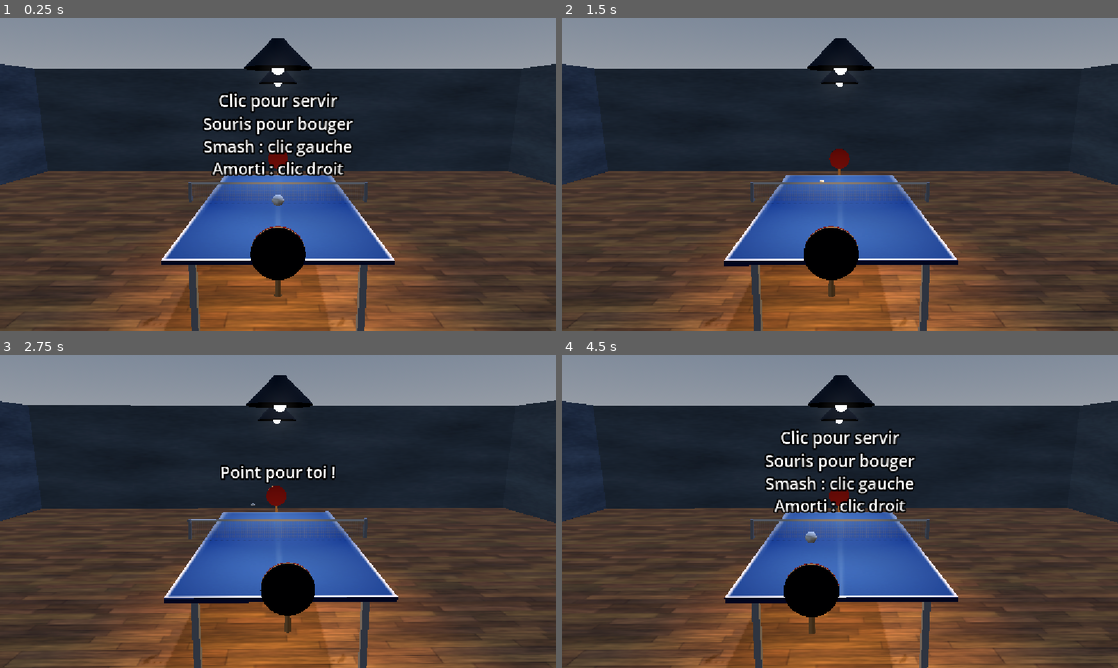
Above: before the commit, frames 1-4 (two rows, left to right).
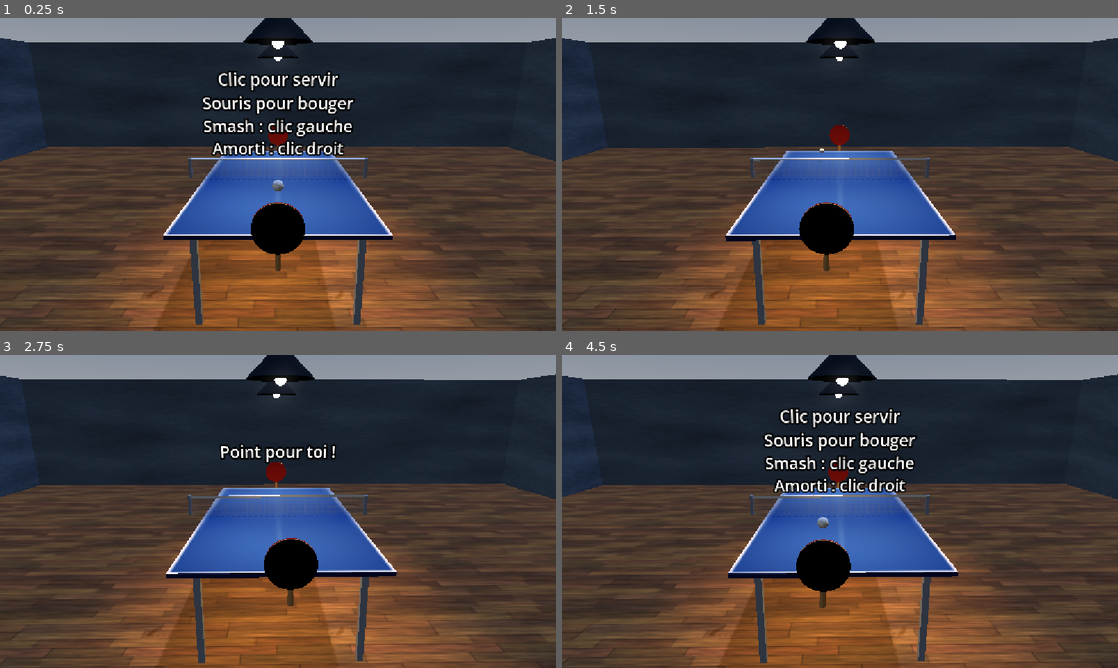
Above: after the commit, the same moments.

Repository: sylvainlap/slapingpong
Game: Godot game, scene res://scenes/main.tscn
The game is run twice, just before and just after one commit, with the same random seed, the same clock (stepped at 60 frames per second) and the same inputs.
Inputs (mouse positions are in pixels of both pictures, inside the frame that each line leads up to):
- Up to frame 1 (0.25 s): no input
- Up to frame 2 (1.5 s): tap Enter at 0.5 s; move the mouse to (867, 174) at 0.52 s; hold Right mouse button (drop, bound only after the commit) 0.53-1.28 s; click (867, 174) at 0.6 s; move the mouse to (812, 174) at 1.27 s; right-click (812, 174) at 1.35 s
- Up to frame 3 (2.75 s): click (250, 511) at 1.55 s; move the mouse to (289, 505) at 2.02 s; hold Right mouse button (drop, bound only after the commit) from 2.03 s (still down); click (289, 505) at 2.1 s
- Up to frame 4 (4.5 s): move the mouse to (834, 517) at 2.77 s; release Right mouse button (drop, bound only after the commit) at 2.78 s; right-click (834, 517) at 2.85 s; click (834, 517) at 3.05 s; move the mouse to (878, 514) at 3.52 s; hold Right mouse button (drop, bound only after the commit) 3.53-4.28 s; click (878, 514) at 3.6 s; move the mouse to (795, 508) at 4.27 s; right-click (795, 508) at 4.35 s

The runs differ from the first frame. In frame 1, 36% of the frame differs, in the area x 0-100%, y 0-100%; in frame 2, 33%; in frame 3, 34%; in frame 4, 36%.

Commit message:
feat(game): a lot of rework

Diff:
--- a/project.godot
+++ b/project.godot
@@ -26,7 +26,7 @@
 
 [input]
 
-left_click={
+smash={
 "deadzone": 0.2,
 "events": [Object(InputEventMouseButton,
 "resource_local_to_scene": false,
@@ -38,8 +38,8 @@
 "ctrl_pressed": false,
 "meta_pressed": false,
 "button_mask": 1,
-"position": Vector2(87, 8),
-"global_position": Vector2(96, 56),
+"position": Vector2(141, 17),
+"global_position": Vector2(150, 65),
 "factor": 1.0,
 "button_index": 1,
 "canceled": false,
@@ -48,7 +48,7 @@
 "script": null
 )]
 }
-right_click={
+drop={
 "deadzone": 0.2,
 "events": [Object(InputEventMouseButton,
 "resource_local_to_scene": false,
@@ -60,8 +60,8 @@
 "ctrl_pressed": false,
 "meta_pressed": false,
 "button_mask": 2,
-"position": Vector2(123, 8),
-"global_position": Vector2(132, 56),
+"position": Vector2(131, 14),
+"global_position": Vector2(140, 62),
 "factor": 1.0,
 "button_index": 2,
 "canceled": false,
--- a/scenes/ball/ball.tscn
+++ b/scenes/ball/ball.tscn
@@ -7,13 +7,8 @@
 radius = 0.03
 height = 0.06
 
-[sub_resource type="SceneReplicationConfig" id="SceneReplicationConfig_5a6bx"]
-
 [node name="Ball" type="Node3D" unique_id=110802111]
 
 [node name="BallMesh" type="MeshInstance3D" parent="." unique_id=1367959614]
 material_override = SubResource("StandardMaterial3D_tefeu")
 mesh = SubResource("SphereMesh_tbgi4")
-
-[node name="MultiplayerSynchronizer" type="MultiplayerSynchronizer" parent="." unique_id=1293378469]
-replication_config = SubResource("SceneReplicationConfig_5a6bx")
--- a/scenes/main.gd
+++ b/scenes/main.gd
@@ -1,68 +1,102 @@
 extends Node3D
 
 enum State { SERVE, PLAY, POINT, GAMEOVER }
-
-# Paddle x min.
+enum Shot { NORMAL, SMASH, DROP }
+
+const TABLE_HALF_WIDTH: float = 1.5 / 2.0
+const TABLE_HALF_LENGTH: float = 2.8 / 2.0
+const NET_HEIGHT: float = 0.2
+const BALL_RADIUS: float = 0.03
+const PLAYER_SIDE := 1
+const AI_SIDE := -1
+
+@export_category("Ball Physic")
+@export var gravity: float = -7.0
+@export var bounce_restitution: float = 0.85
+@export var bounce_damping: float = 0.98
+@export var out_of_play_x: float = 3.0
+@export var out_of_play_y: float = -0.7
+@export var out_of_play_z: float = 2.6
+@export_category("Paddle")
 @export var paddle_x_min: float = -1.0
-# Paddle x max.
 @export var paddle_x_max: float = 1.0
-# Paddle z min.
+@export var paddle_y: float = 0.2
 @export var paddle_z_min: float = 0.3
-# Paddle z max.
 @export var paddle_z_max: float = 1.7
-# Paddle y.
-@export var paddle_y: float = 0.2
-# Paddle responsiveness
-@export var paddle_responsiveness: float = 18.0
-# Serve strength.
-@export var serve_strength: float = 3.0
-# Rebound strength.
-@export var rebound_strength: float = 0.9
-# Camera shake.
+@export_category("Serve and Play")
+@export var points_to_win: int = 11
+@export var serve_ball_height: float = 0.45
+@export var serve_speed: float = 2.9
+@export var shot_speed: float = 3.4
+@export var smash_speed: float = 6.2
+@export var drop_speed: float = 2.3
+@export_category("AI")
+@export var ai_serve_timer: float = 1.2
+@export var ai_speed: float = 1.7
+@export var ai_miss_probability: float = 0.12
+@export_category("Mouse and Camera")
+@export var mouse_sensitivity: float = 0.002
+@export var mouse_responsiveness: float = 30.0
 @export var camera_shake_intensity: float = 0.03
-# Mouse sensitivity
-@export var mouse_sensitivity: float = 0.001
 
 var _state: State = State.SERVE
-# 1 is local player, -1 is remote player
-var _server: int = 1
-var _last_hitter: int = 0
-var _local_target_position: Vector3 = Vector3.ZERO
-var _remote_target_position: Vector3 = Vector3.ZERO
+var _score: Dictionary = { PLAYER_SIDE: 0, AI_SIDE: 0 }
+var _server: int = PLAYER_SIDE
+var _message: String = ""
+var _timer: float = 0.0
+
 var _ball_position: Vector3 = Vector3.ZERO
 var _ball_velocity: Vector3 = Vector3.ZERO
+var _last_hitter: int = 0
+var _has_served_bounced: bool = false
+var _has_bounced: bool = false
+var _hit_count: int = 0
+
+var _player_paddle_target_x := 0.0
+var _player_paddle_x := 0.0
+var _player_paddle_velocity_x := 0.0
+var _player_paddle_target_z := 0.0
+var _player_paddle_z := 0.0
+var _player_paddle_velocity_z := 0.0
+
+var _ai_paddle_target_x := 0.0
+var _ai_paddle_x := 0.0
+var _ai_paddle_velocity_x := 0.0
+var _ai_paddle_target_z := 0.0
+var _ai_paddle_z := 0.0
+var _ai_paddle_velocity_z := 0.0
+var _ai_positioning_error := 0.0
+
 var _camera_shake: float = 0.0
-var _timer: float = 0.0
-var _gravity: float = ProjectSettings.get_setting("physics/3d/default_gravity")
-var _ball_radius: float = 0.03
-var _table_size_x: float = 1.5
-var _table_size_z: float = 2.8
-var _serve_bounced: bool = false
-var _already_bounced: bool = false
-var _score: Dictionary = { 1: 0, -1: 0 }
 var _mouse_motion: Vector2 = Vector2.ZERO
+var _announcement_tween: Tween
 
 @onready var camera_3d: Camera3D = $Camera3D
+@onready var paddle_player: Node3D = $PaddlePlayer
+@onready var paddle_ai: Node3D = $PaddleAI
+@onready var ball: Node3D = $Ball
 @onready var label_3d: Label3D = $Label3D
-@onready var paddle_local: Node3D = $PaddleLocal
-@onready var paddle_remote: Node3D = $PaddleRemote
-@onready var ball: Node3D = $Ball
+@onready var hit_player: AudioStreamPlayer3D = $Sfx/HitPlayer
+@onready var bounce_player: AudioStreamPlayer3D = $Sfx/BouncePlayer
 
 
 func _ready() -> void:
 	Input.mouse_mode = Input.MOUSE_MODE_CAPTURED
-	_reset_serve()
+	start_new_game()
 
 
 func _input(event: InputEvent) -> void:
 	if event is InputEventMouseMotion and Input.mouse_mode == Input.MOUSE_MODE_CAPTURED:
-		_mouse_motion += event.relative
+		_mouse_motion += event.screen_relative
 
 	if event.is_action_pressed("ui_cancel"):
 		Input.mouse_mode = Input.MOUSE_MODE_VISIBLE
 
 
 func _physics_process(delta: float) -> void:
+	_update_player_paddle(delta)
+	_update_ai_paddle(delta)
+
 	match _state:
 		State.SERVE:
 			_serve_state(delta)
@@ -72,84 +106,138 @@
 			_point_state(delta)
 
 	_update_visuals(delta)
+	_update_hud()
+
+
+func set_mouse_sensitivity(mouse_sensitivity_in: float) -> void:
+	mouse_sensitivity = mouse_sensitivity_in
+
+
+func set_difficulty(difficulty_in: int) -> void:
+	match difficulty_in:
+		0:
+			ai_serve_timer = 1.8
+			ai_speed = 1.3
+			ai_miss_probability = 0.22
+		1:
+			ai_serve_timer = 1.2
+			ai_speed = 1.7
+			ai_miss_probability = 0.12
+		2:
+			ai_serve_timer = 0.8
+			ai_speed = 2.2
+			ai_miss_probability = 0.05
+
+
+func start_new_game() -> void:
+	_score = { PLAYER_SIDE: 0, AI_SIDE: 0 }
+	_server = PLAYER_SIDE
+	_player_paddle_x = 0.0
+	_player_paddle_z = paddle_z_max
+	_ai_paddle_x = 0.0
+	_ai_paddle_z = -paddle_z_max
+	reset_paddle_input()
+	_reset_serve()
+
+
+func reset_paddle_input() -> void:
+	_mouse_motion = Vector2.ZERO
+	_player_paddle_target_x = _player_paddle_x
+	_player_paddle_target_z = _player_paddle_z
 
 
 func _reset_serve() -> void:
 	_state = State.SERVE
-
-	_local_target_position = Vector3(0.0, paddle_y, paddle_z_max)
-	_remote_target_position = Vector3(0.0, paddle_y, -paddle_z_max)
-
-	if _server == 1:
-		label_3d.text = "Clic pour servir\nSouris pour bouger\nSmash : clic gauche\nAmorti : clic droit"
+	_last_hitter = 0
+	_has_served_bounced = false
+	_has_bounced = false
+	_hit_count = 0
+	_ball_velocity = Vector3.ZERO
+
+	if _server == PLAYER_SIDE:
+		_message = "Clic pour servir\nSouris pour bouger\nSmash : clic gauche\nAmorti : clic droit"
 	else:
-		label_3d.text = "L'autre sert..."
-		_timer = 1.0
+		_message = "L'autre sert..."
+		_timer = ai_serve_timer
 
 
 func _serve_state(delta: float) -> void:
-	if _server == 1:
-		_ball_position = paddle_local.position
-		_ball_position.y += 0.3
-		if Input.is_action_just_pressed("left_click"):
-			_launch_serve(paddle_local.position.x)
-	elif _server == -1:
-		_ball_position = paddle_remote.position
-		_ball_position.y += 0.3
+	if _server == PLAYER_SIDE:
+		_ball_position = Vector3(_player_paddle_x, serve_ball_height, _player_paddle_z)
+		if _is_click_just_pressed():
+			_launch_serve(_player_paddle_x)
+	elif _server == AI_SIDE:
+		_ball_position = Vector3(_ai_paddle_x, serve_ball_height, _ai_paddle_z)
 		_timer -= delta
 		if _timer <= 0.0:
-			_launch_serve(paddle_remote.position.x)
+			_launch_serve(_ai_paddle_x)
 
 
 func _launch_serve(x: float) -> void:
-	_ball_velocity = Vector3((randf_range(-0.5, 0.5) - x) / 0.95, 0.0, serve_strength * -_server)
+	_ball_velocity = Vector3((randf_range(-0.5, 0.5) - x) / 0.95, 0.0, serve_speed * -_server)
 	_last_hitter = _server
+	_message = ""
 	_state = State.PLAY
-	_already_bounced = false
-	_serve_bounced = false
-	label_3d.text = ""
-
-
-func _apply_velocity_to_ball(delta: float) -> void:
-	_ball_velocity.y -= _gravity * delta
+	#_animate_paddle_swing(player_paddle if server_side == PLAYER_SIDE else ai_paddle, 40.0)
+	_play_hit_sound(Shot.NORMAL)
+
+
+func _apply_ball_physics(delta: float) -> void:
+	_ball_velocity.y += gravity * delta
 	_ball_position += _ball_velocity * delta
 
 
+func _is_ball_landing_on_table() -> bool:
+	return _ball_velocity.y < 0.0 and _ball_position.y <= BALL_RADIUS and absf(_ball_position.x) <= TABLE_HALF_WIDTH and absf(_ball_position.z) <= TABLE_HALF_LENGTH
+
+
 func _table_bounce() -> int:
-	if _ball_velocity.y < 0.0 and _ball_position.y <= _ball_radius and absf(_ball_position.x) <= _table_size_x / 2 and absf(_ball_position.z) <= _table_size_z / 2:
-		_ball_position.y = _ball_radius
-		_ball_velocity.y = -_ball_velocity.y * rebound_strength
-		_ball_velocity.x *= 0.95
-		_ball_velocity.z *= 0.95
-
-		# return table side
+	if _is_ball_landing_on_table():
+		_ball_position.y = BALL_RADIUS
+		_ball_velocity.y = -_ball_velocity.y * bounce_restitution
+		_ball_velocity.x *= bounce_damping
+		_ball_velocity.z *= bounce_damping
+
 		if _ball_position.z > 0.0:
-			return 1
+			return PLAYER_SIDE
 		else:
-			return -1
+			return AI_SIDE
 	else:
 		return 0
 
 
+func _is_click_just_pressed() -> bool:
+	return Input.is_action_just_pressed("smash")
+
+
+func _is_smash_requested() -> bool:
+	return Input.is_action_pressed("smash")
+
+
+func _is_drop_requested() -> bool:
+	return Input.is_action_pressed("drop")
+
+
 func _play_state(delta: float) -> void:
-	_apply_velocity_to_ball(delta)
+	_apply_ball_physics(delta)
 
 	var bounced: int = _table_bounce()
 
 	if bounced != 0:
+		_play_bounce_sound()
 		if bounced == _last_hitter:
-			if !_serve_bounced:
-				_serve_bounced = true
+			if !_has_served_bounced:
+				_has_served_bounced = true
 			else:
 				_end_point(-_last_hitter)
-		elif _already_bounced:
+		elif _has_bounced:
 			_end_point(_last_hitter)
 		else:
-			_already_bounced = true
+			_has_bounced = true
 
 	# out
-	if _ball_position.y <= 0.0:
-		if _already_bounced:
+	if _ball_position.y <= out_of_play_y:
+		if _has_bounced:
 			_end_point(_last_hitter)
 		else:
 			_end_point(-_last_hitter)
@@ -160,9 +248,9 @@
 	_state = State.POINT
 	_timer = 2.0
 	if winner == 1:
-		label_3d.text = "Point pour toi !"
+		_message = "Point pour toi !"
 	elif winner == -1:
-		label_3d.text = "Point pour l'IA"
+		_message = "Point pour l'IA"
 
 
 func _point_state(delta: float) -> void:
@@ -180,28 +268,87 @@
 		_server = _server
 
 
+func _update_player_paddle(delta: float) -> void:
+	_player_paddle_target_x += _mouse_motion.x * mouse_sensitivity
+	_player_paddle_target_z += _mouse_motion.y * mouse_sensitivity
+	_mouse_motion = Vector2.ZERO
+
+	if _state == State.SERVE and _server == PLAYER_SIDE:
+		_player_paddle_target_z = paddle_z_max
+
+	_player_paddle_target_x = clampf(_player_paddle_target_x, paddle_x_min, paddle_x_max)
+	_player_paddle_target_z = clampf(_player_paddle_target_z, paddle_z_min, paddle_z_max)
+
+	var weight: float = 1.0 - exp(-mouse_responsiveness * delta)
+	var nx: float = lerpf(_player_paddle_x, _player_paddle_target_x, weight)
+	var nz: float = lerpf(_player_paddle_z, _player_paddle_target_z, weight)
+
+	_player_paddle_velocity_x = (nx - _player_paddle_x) / delta
+	_player_paddle_velocity_z = (nz - _player_paddle_z) / delta
+
+	_player_paddle_x = nx
+	_player_paddle_z = nz
+
+
+func _update_ai_paddle(delta: float) -> void:
+	if _state == State.SERVE and _server == AI_SIDE:
+		_ai_paddle_target_z = -paddle_z_max
+
+	# for now
+	_ai_paddle_target_z = -paddle_z_max
+
+	_ai_paddle_target_x = clampf(_ai_paddle_target_x + _ai_positioning_error, paddle_x_min, paddle_x_max)
+	_ai_paddle_target_z = clampf(_ai_paddle_target_z, -paddle_z_max, -paddle_z_min)
+
+	var nx := move_toward(_ai_paddle_x, _ai_paddle_target_x, delta * ai_speed)
+	var nz := move_toward(_ai_paddle_z, _ai_paddle_target_z, delta * ai_speed)
+
+	_ai_paddle_velocity_x = (nx - _ai_paddle_x) / delta
+	_ai_paddle_velocity_z = (nz - _ai_paddle_z) / delta
+
+	_ai_paddle_x = nx
+	_ai_paddle_z = nz
+
+
 func _update_visuals(delta: float) -> void:
-	# paddle positions
-	_local_target_position.x = clampf(_local_target_position.x + _mouse_motion.x * mouse_sensitivity, paddle_x_min, paddle_x_max)
-	# fix z when serve
-	if _state == State.SERVE and _server == 1:
-		_local_target_position.z = paddle_z_max
-	else:
-		_local_target_position.z = clampf(_local_target_position.z + _mouse_motion.y * mouse_sensitivity, paddle_z_min, paddle_z_max)
-	# reset mouse motion
-	_mouse_motion = Vector2.ZERO
-	# responsiveness
-	var weight: float = 1.0 - exp(-paddle_responsiveness * delta)
-	paddle_local.position = paddle_local.position.lerp(_local_target_position, weight)
-
-	# ball position
+	paddle_player.position = Vector3(_player_paddle_x, paddle_y, _player_paddle_z)
+	paddle_ai.position = Vector3(_ai_paddle_x, paddle_y, _ai_paddle_z)
+
+	paddle_player.rotation.z = lerpf(paddle_player.rotation.z, clampf(-_player_paddle_velocity_x * 0.12, -0.45, 0.45), delta * 12.0)
+	paddle_ai.rotation.z = lerpf(paddle_ai.rotation.z, clampf(-_ai_paddle_velocity_x * 0.12, -0.45, 0.45), delta * 12.0)
+
 	ball.position = _ball_position
 
-	# camera position
 	camera_3d.position.x = lerpf(camera_3d.position.x, _ball_position.x * 0.15, delta * 2.0)
-	camera_3d.look_at(Vector3(0, 0.3, 0))
-
-	# camera shake
+	camera_3d.look_at(Vector3(0, 0.05, 0))
+
 	camera_3d.h_offset = randf_range(-_camera_shake, _camera_shake)
 	camera_3d.v_offset = randf_range(-_camera_shake, _camera_shake)
 	_camera_shake = move_toward(_camera_shake, 0.0, delta * 0.2)
+
+
+func _update_hud() -> void:
+	#var player_score_text := str(scores[PLAYER_SIDE])
+	#var ai_score_text := str(scores[AI_SIDE])
+	#if player_score_label.text != player_score_text:
+	#	player_score_label.text = player_score_text
+	#if ai_score_label.text != ai_score_text:
+	#	ai_score_label.text = ai_score_text
+	# la pastille dorée indique qui sert
+	#player_serve_indicator.modulate.a = 1.0 if server_side == PLAYER_SIDE else 0.0
+	#ai_serve_indicator.modulate.a = 1.0 if server_side == AI_SIDE else 0.0
+
+	if label_3d.text != _message:
+		label_3d.text = _message
+
+
+func _play_hit_sound(shot_in: Shot) -> void:
+	hit_player.pitch_scale = [1.0, 1.3, 0.8][shot_in]
+	hit_player.volume_db = [0.0, -4.0, 4.0][shot_in]
+	hit_player.play()
+
+
+func _play_bounce_sound() -> void:
+	bounce_player.pitch_scale = 1.0
+	bounce_player.volume_db = 0.0
+	bounce_player.play()
--- a/scenes/main.tscn
+++ b/scenes/main.tscn
@@ -7,6 +7,8 @@
 [ext_resource type="PackedScene" uid="uid://bxv5r4lqf8tyy" path="res://scenes/table/table.tscn" id="4_jyhfs"]
 [ext_resource type="PackedScene" uid="uid://beel7jnwp400f" path="res://scenes/paddle/paddle.tscn" id="6_o6xl0"]
 [ext_resource type="PackedScene" uid="uid://22h5ou8x768n" path="res://scenes/ball/ball.tscn" id="6_tefeu"]
+[ext_resource type="AudioStream" uid="uid://br3wrbmatsl17" path="res://assets/sounds/hit.wav" id="8_tipki"]
+[ext_resource type="AudioStream" uid="uid://cdiv3eki3cind" path="res://assets/sounds/bounce.wav" id="9_85g3d"]
 
 [sub_resource type="ProceduralSkyMaterial" id="ProceduralSkyMaterial_jyhfs"]
 sky_horizon_color = Color(0.66224277, 0.6717428, 0.6867428, 1)
@@ -94,13 +96,21 @@
 
 [node name="Table" parent="." unique_id=1184491034 instance=ExtResource("4_jyhfs")]
 
-[node name="PaddleLocal" parent="." unique_id=1066392889 instance=ExtResource("6_o6xl0")]
+[node name="PaddlePlayer" parent="." unique_id=1066392889 instance=ExtResource("6_o6xl0")]
 transform = Transform3D(-1, 0, -8.742278e-08, 0, 1, 0, 8.742278e-08, 0, -1, 0, 0.2, 1.7)
 
-[node name="PaddleRemote" parent="." unique_id=106906390 instance=ExtResource("6_o6xl0")]
+[node name="PaddleAI" parent="." unique_id=106906390 instance=ExtResource("6_o6xl0")]
 transform = Transform3D(1, 0, 0, 0, 1, 0, 0, 0, 1, 0, 0.2, -1.7)
 
 [node name="Ball" parent="." unique_id=110802111 instance=ExtResource("6_tefeu")]
 
-[node name="Label3D" type="Label3D" parent="." unique_id=1773761187]
-transform = Transform3D(1, 0, 0, 0, 1, 0, 0, 0, 1, 0, 0.7, 0)
+[node name="Label3D" type="Label3D" parent="." unique_id=551551184]
+transform = Transform3D(1, 0, 0, 0, 1, 0, 0, 0, 1, 0, 0.6628866, 0)
+
+[node name="Sfx" type="Node3D" parent="." unique_id=394502668]
+
+[node name="HitPlayer" type="AudioStreamPlayer3D" parent="Sfx" unique_id=2103598615]
+stream = ExtResource("8_tipki")
+
+[node name="BouncePlayer" type="AudioStreamPlayer3D" parent="Sfx" unique_id=2048603712]
+stream = ExtResource("9_85g3d")
Not shown, added: assets/sounds/bounce.wav.import
Not shown, added: assets/sounds/hit.wav.import
Not shown, added: assets/sounds/net.wav.import
Not shown, added: assets/sounds/score.wav.import
Not shown, added: assets/sounds/bounce.wav
Not shown, added: assets/sounds/hit.wav
Not shown, added: assets/sounds/net.wav
Not shown, added: assets/sounds/score.wav
